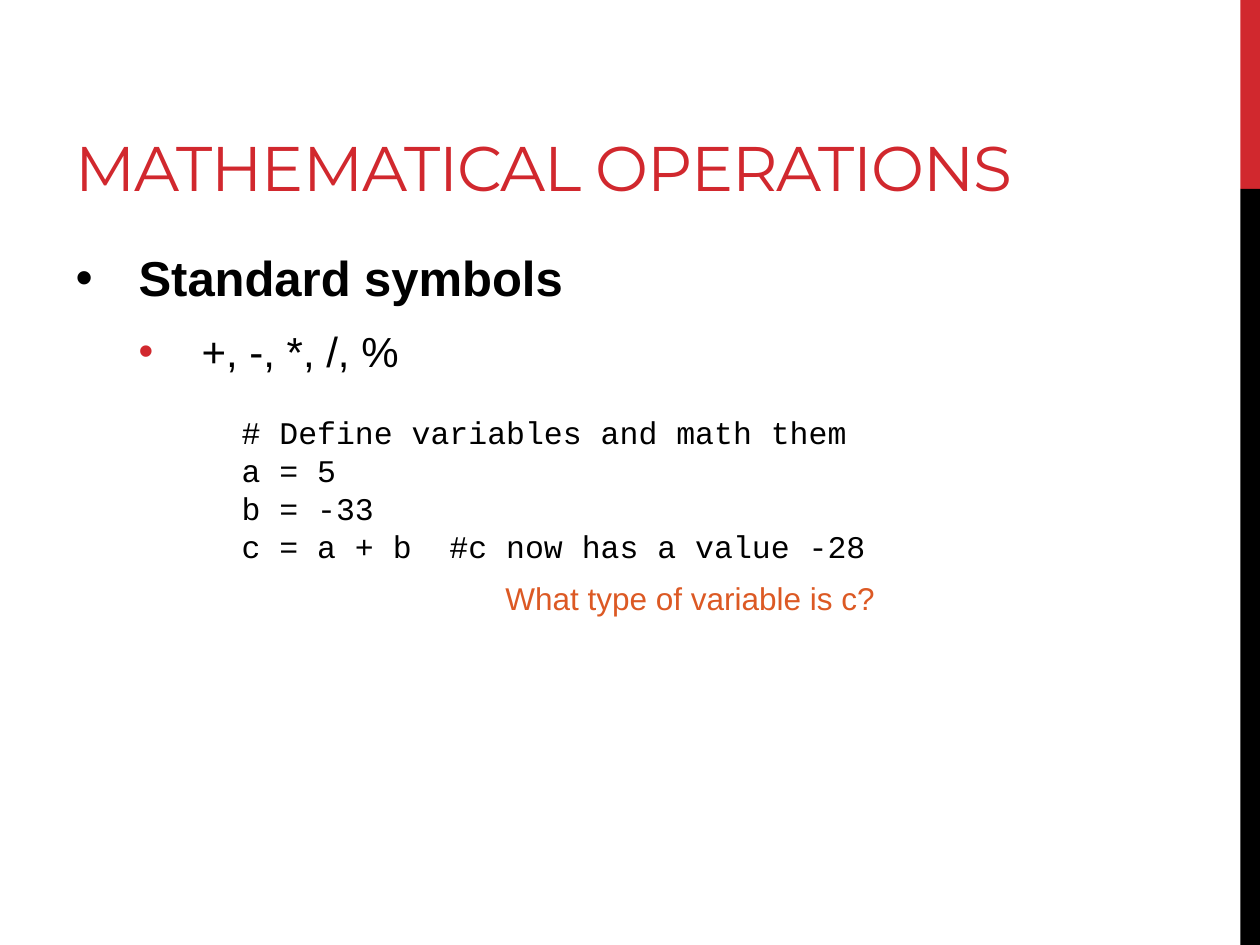
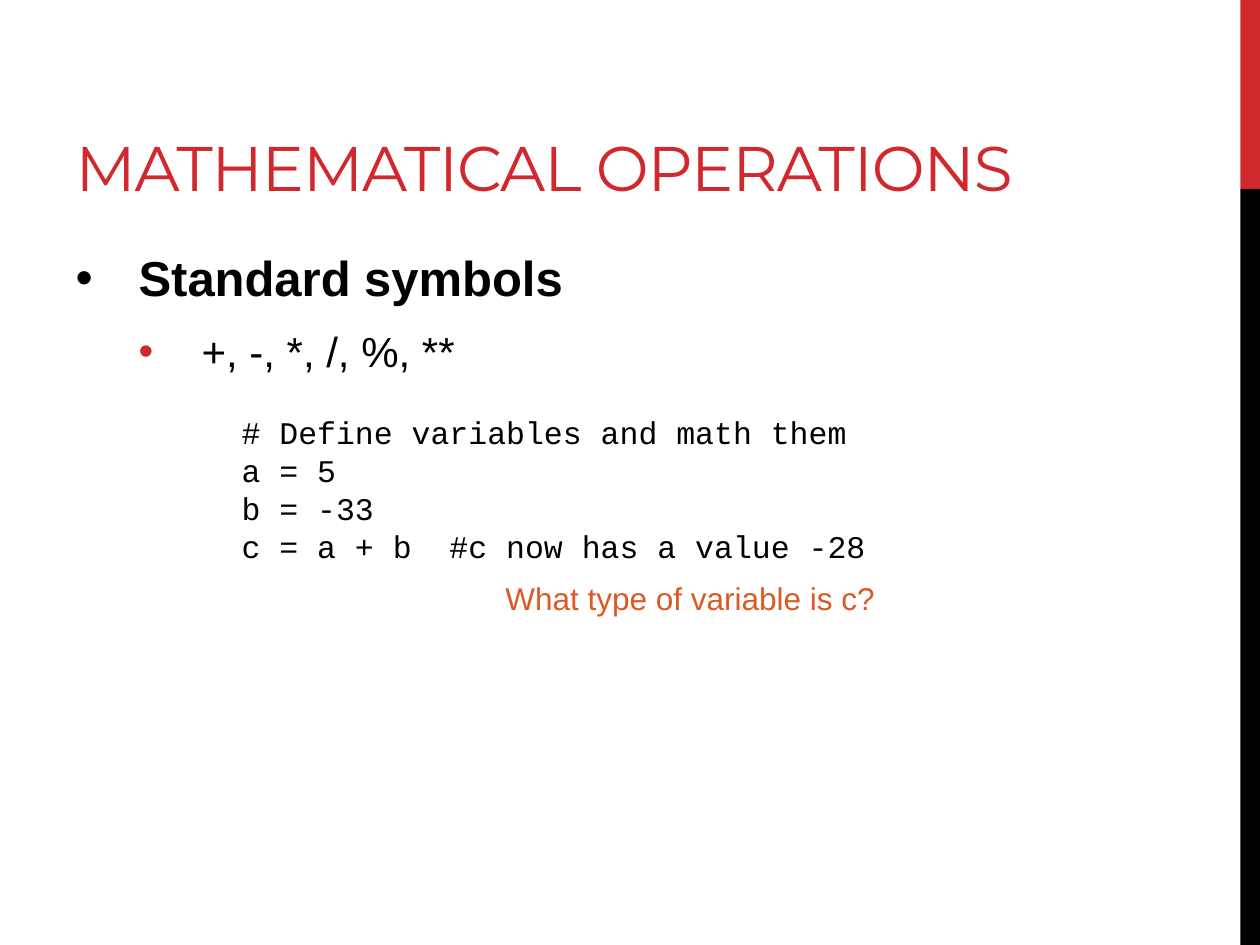
Before and after one commit to BjornFJohansson/ccbb_bigdata2015_python, a slide deck: slide 34 of slides/slides_day1.pptx. Drawn at 1260x945 pixels with LibreOffice and Linux fonts; fonts in the diff are those of the drawing. Boxes give left, top, right and bottom in pixels: in the first picture for what was removed or moved away, otherwise in the second. Text is boxed around its words. In the diff, an @@ line names an element or a change of style, - is before the commit and + after.

```diff
--- a/slides/slides_day1.pptx
+++ b/slides/slides_day1.pptx
@@ text at [139,260,563,306]: text changed @@
-  • +, -, *, /, %
+  • +, -, *, /, %, **
```
Also in this commit, not shown: 5 other slides changed, 1 other file.
